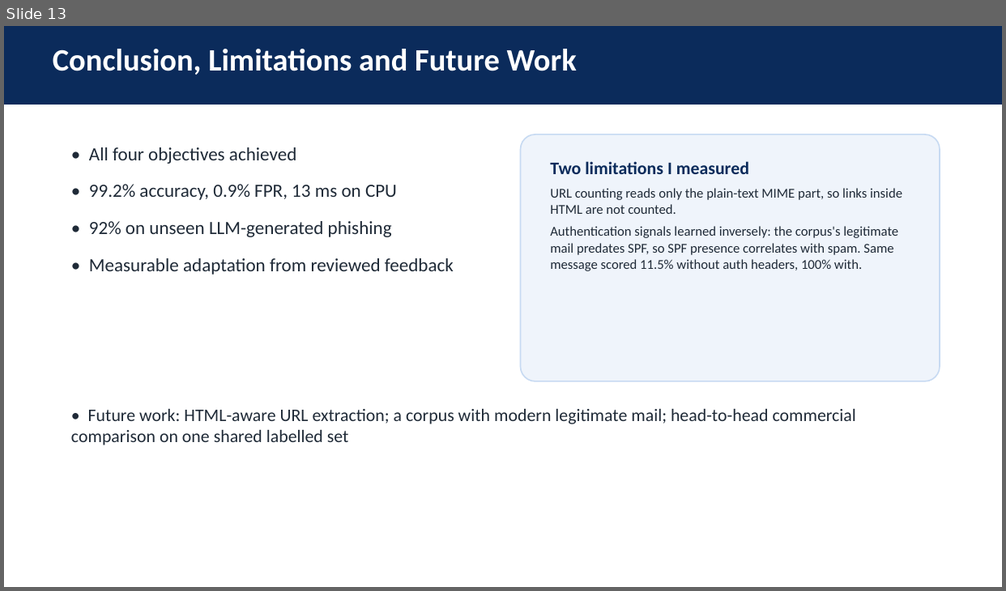
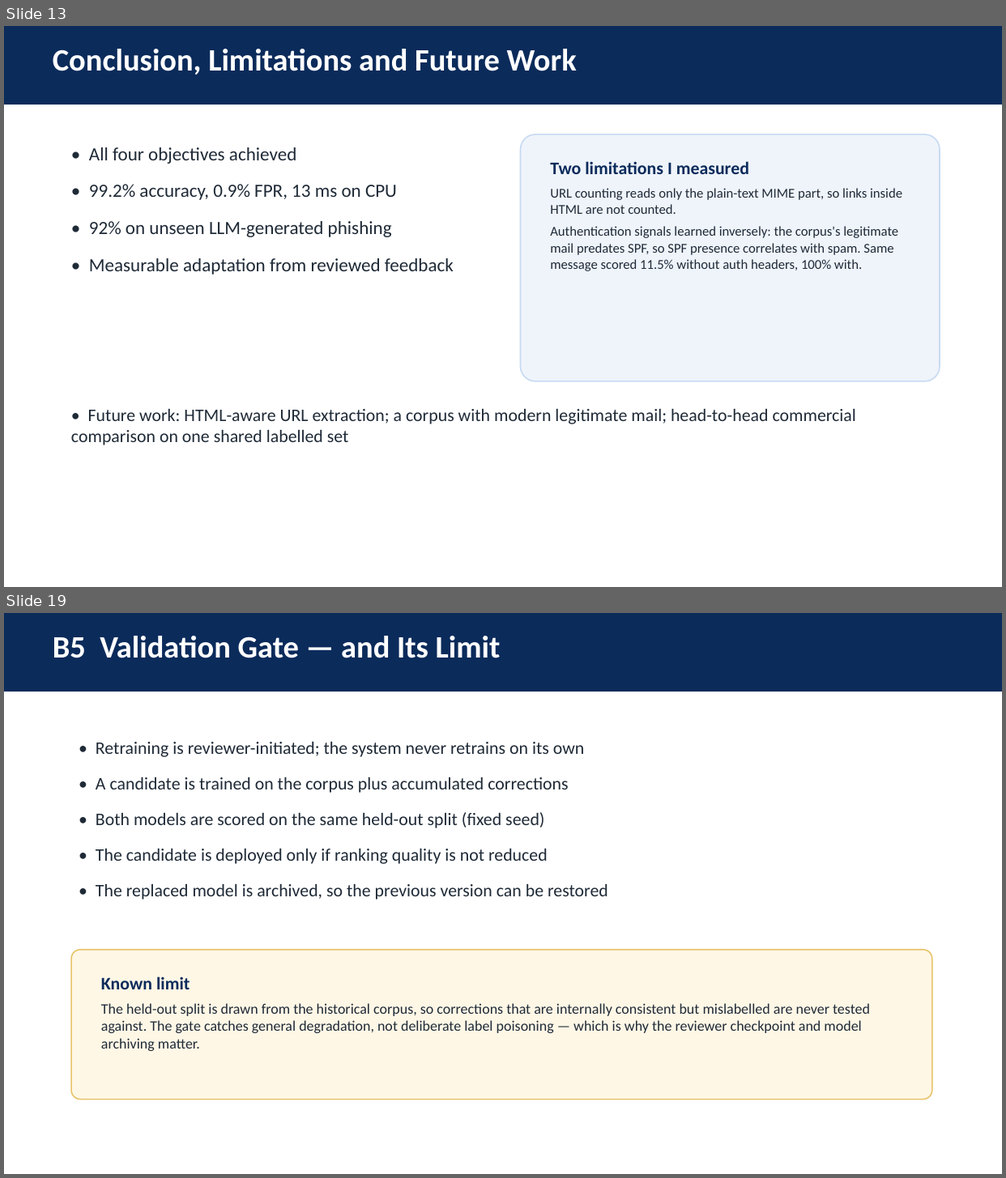
Before and after one commit to leegongyi2004-art/adaptive-email-spam-detection, a slide deck: reports/slides/fyp2_viva.pptx. Shown one above the other, each under a label of ours: slide 13 before the commit, slides 13 and 19 after it; the slides between them are not shown. The pictures are 1006x591 and 1006x1178 pixels, drawn with LibreOffice and Linux fonts; fonts in the diff are those of the drawing. Boxes give left, top, right and bottom in pixels: in the first picture for what was removed or moved away, otherwise in the second. Text is boxed around its words. In the diff, an @@ line names an element or a change of style, - is before the commit and + after.

```diff
--- a/reports/slides/fyp2_viva.pptx
+++ b/reports/slides/fyp2_viva.pptx
@@ slide 19 added at (4,613,1002,1174), background #FFFFFF @@
@@ rectangle added at (4,613,1002,692), fill #0B2B5B @@
@@ text added at (53,636,501,658), 30 pt, text #FFFFFF, bold @@
+B5 Validation Gate — and Its Limit
@@ text added at (96,742,608,900), 17 pt, text #1F2A37 @@
+• Retraining is reviewer-initiated; the system never retrains on its own
+• A candidate is trained on the corpus plus accumulated corrections
+• Both models are scored on the same held-out split (fixed seed)
+• The candidate is deployed only if ranking quality is not reduced
+• The replaced model is archived, so the previous version can be restored
@@ rounded rectangle added at (71,950,932,1100), fill #FFF7E6, outline #E8C46A 1.25 pt @@
@@ text added at (101,977,870,1051), 14 pt, text #1F2A37 @@
+Known limit
+The held-out split is drawn from the historical corpus, so corrections that are internally consistent but mislabelled are never tested against. The gate catches general degradation, not deliberate label poisoning — which is why the reviewer checkpoint and model archiving matter.
```
Also in this commit, not shown: 1 slide changed, 6 other slides added, 1 other file.
